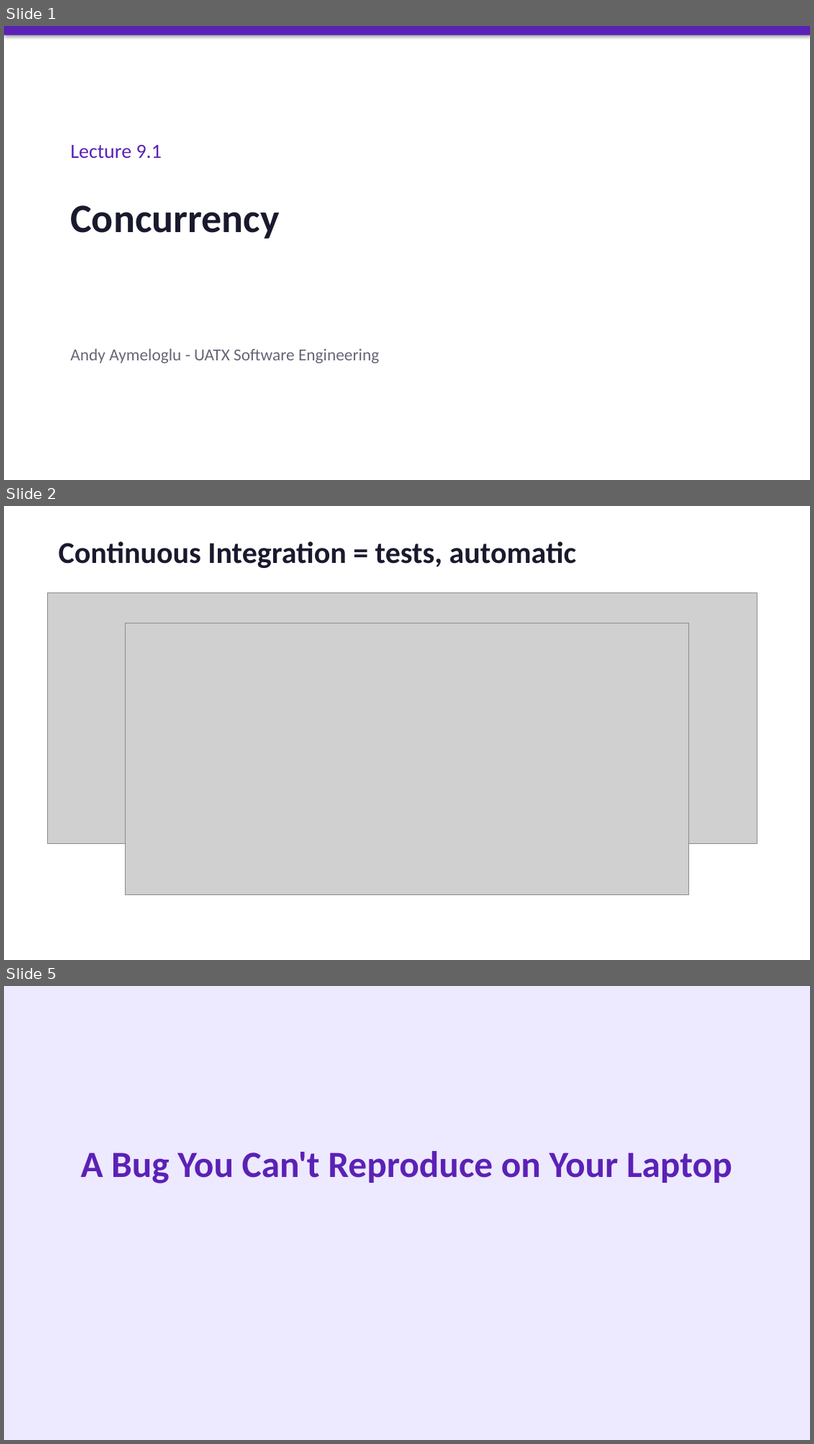
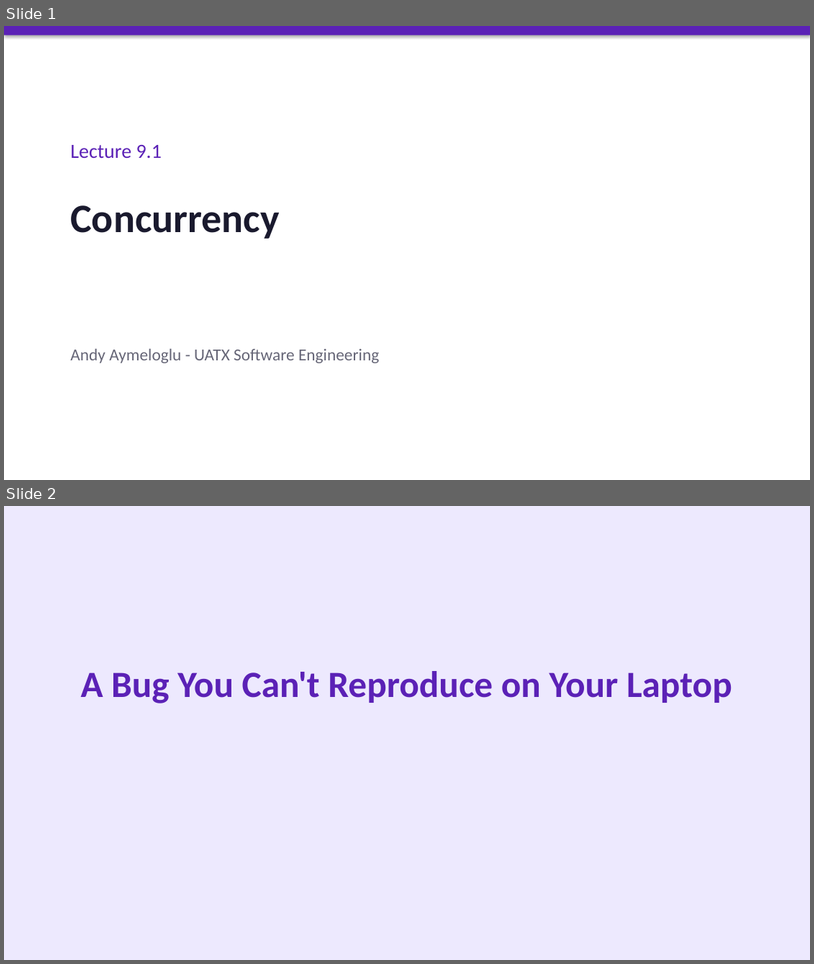
Before and after one commit to aaymeloglu/software-engineering, a slide deck: lectures/Lecture 9.1 - Concurrency.pptx. Shown one above the other, each under a label of ours: slides 1, 2 and 5 before the commit, slides 1 and 2 after it; the slides between them are not shown. The pictures are 814x1444 and 814x964 pixels, drawn with LibreOffice and Linux fonts; fonts in the diff are those of the drawing; grey boxes stand for pictures. Boxes give left, top, right and bottom in pixels: in the first picture for what was removed or moved away, otherwise in the second. Text is boxed around its words. In the diff, an @@ line names an element or a change of style, - is before the commit and + after.

```diff
--- a/lectures/Lecture 9.1 - Concurrency.pptx
+++ b/lectures/Lecture 9.1 - Concurrency.pptx
@@ slide 2 removed at [4, 506, 810, 960], background #FFFFFF @@
@@ text removed at [59, 541, 577, 568] @@
-Continuous Integration = tests, automatic
@@ picture removed at [47, 592, 757, 844] @@
@@ picture removed at [126, 623, 689, 894] @@
@@ what was slide 5 is now slide 2 @@
```
Also in this commit, not shown: 2 other slides removed, 19 other files.
